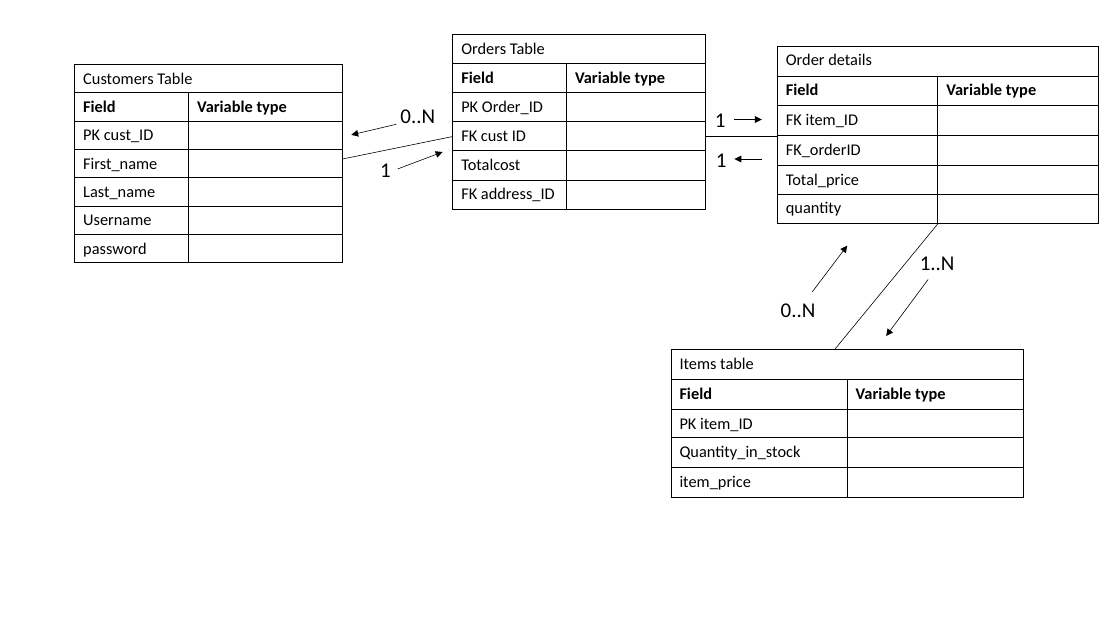
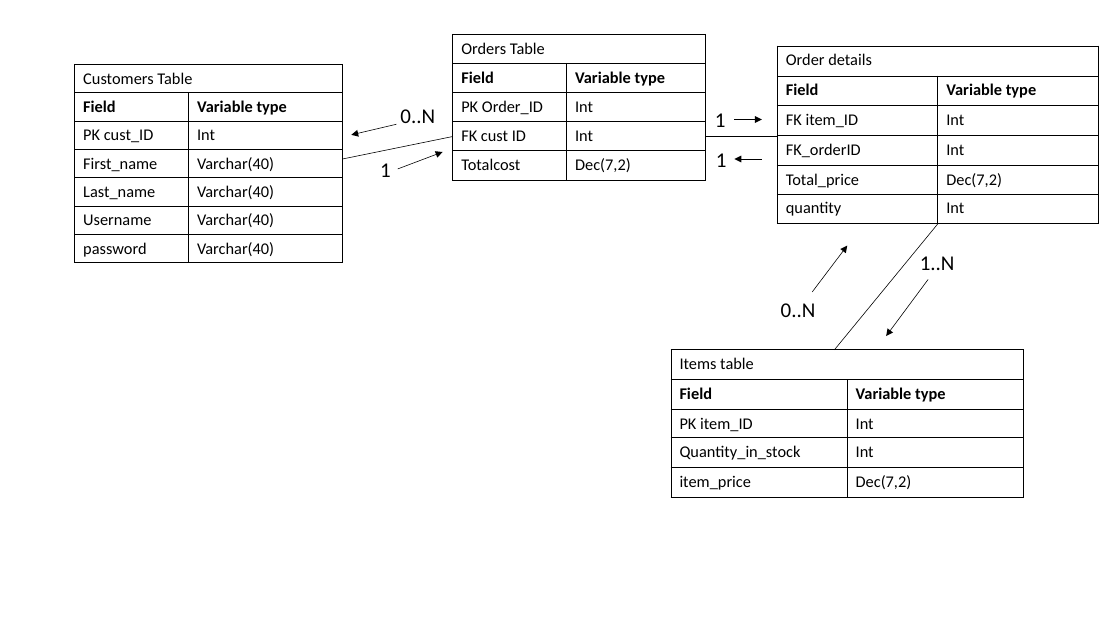
Before and after one commit to JMonks14/ims-starting-point, a slide deck: slide 2 of ERDIMS.pptx. Drawn at 1120x630 pixels with LibreOffice and Linux fonts; fonts in the diff are those of the drawing. Boxes give left, top, right and bottom in pixels: in the first picture for what was removed or moved away, otherwise in the second. Text is boxed around its words. In the diff, an @@ line names an element or a change of style, - is before the commit and + after.

```diff
--- a/ERDIMS.pptx
+++ b/ERDIMS.pptx
@@ table at (453, 34, 706, 181) @@
-row 3: PK Order_ID | 
-row 4: FK cust ID | 
-row 5: Totalcost | 
-row 6: FK address_ID | 
+row 3: PK Order_ID | Int
+row 4: FK cust ID | Int
+row 5: Totalcost | Dec(7,2)
@@ table at (778, 46, 1099, 223) @@
-row 3, column 2: 
+row 3, column 2: Int
-row 4, column 2: 
+row 4, column 2: Int
-row 5, column 2: 
+row 5, column 2: Dec(7,2)
-row 6, column 2: 
+row 6, column 2: Int
@@ table at (75, 65, 343, 261) @@
-row 3, column 2: 
+row 3, column 2: Int
-row 4, column 2: 
+row 4, column 2: Varchar(40)
-row 5, column 2: 
+row 5, column 2: Varchar(40)
-row 6, column 2: 
+row 6, column 2: Varchar(40)
-row 7, column 2: 
+row 7, column 2: Varchar(40)
@@ table at (671, 350, 1024, 498) @@
-row 3, column 2: 
+row 3, column 2: Int
-row 4, column 2: 
+row 4, column 2: Int
-row 5, column 2: 
+row 5, column 2: Dec(7,2)
```
Also in this commit, not shown: 7 other files.
